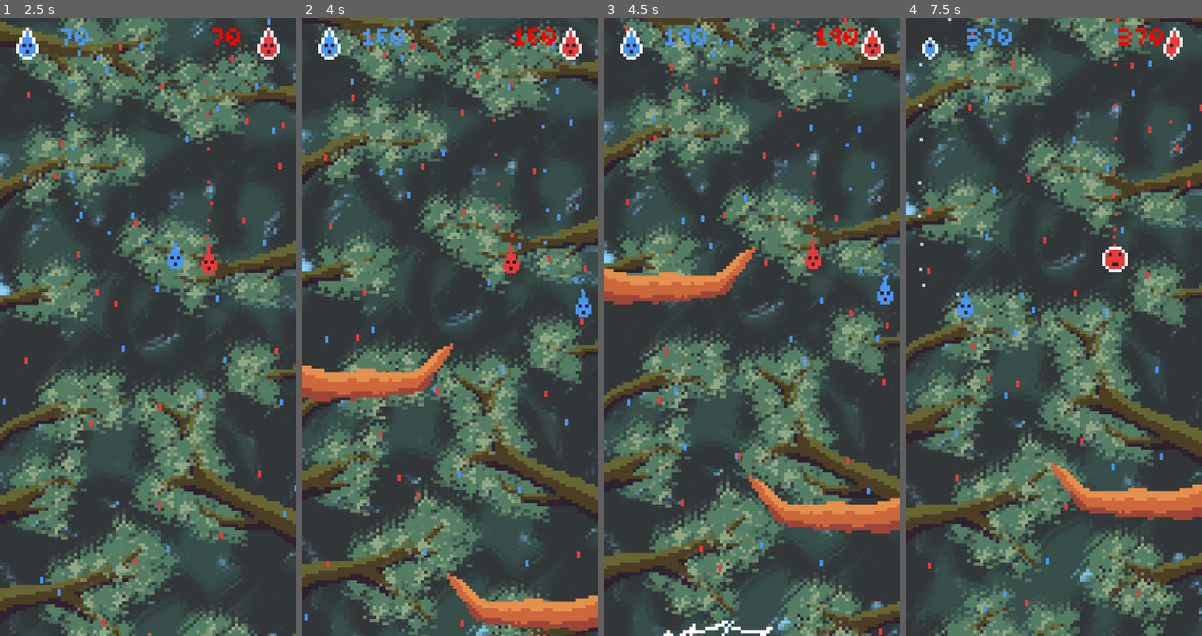
Above: before the commit, frames 1-4 (left to right).
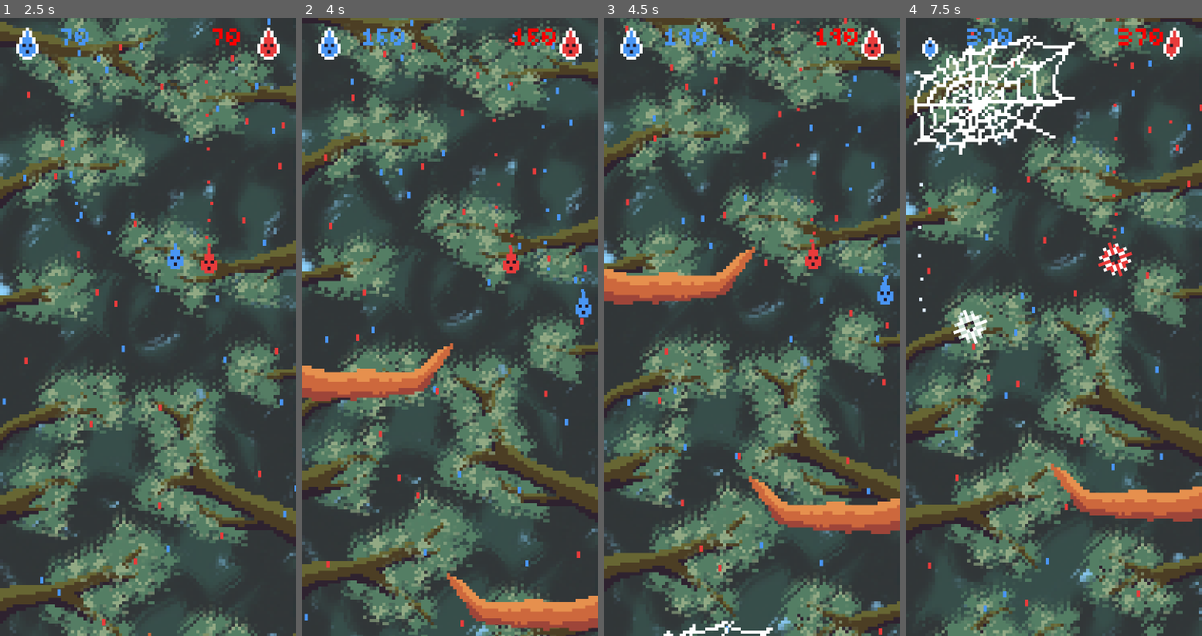
Above: after the commit, the same moments.

Repository: BrokHoly/gamejam_goutte
Game: Godot game, scene res://menu/menu.tscn
The game is run twice, just before and just after one commit, with the same random seed, the same clock (stepped at 60 frames per second) and the same inputs.
Inputs (mouse positions are in pixels of both pictures, inside the frame that each line leads up to):
- Up to frame 1 (2.5 s): click (150, 425) at 0.5 s; click "démarrer" at 1.25 s; hold D (move_right) from 2.03 s (still down); tap Down (move_downP2) at 2.1 s
- Up to frame 2 (4 s): release D (move_right) at 2.78 s; hold S (move_down) 2.78-3.53 s; tap Left (move_leftP2) at 2.85 s; hold D (move_right) from 3.53 s (still down); tap Right (move_rightP2) at 3.6 s
- Up to frame 3 (4.5 s): release D (move_right) at 4.28 s; hold W (move_up) from 4.28 s (still down); tap Up (move_upP2) at 4.35 s
- Up to frame 4 (7.5 s): release W (move_up) at 5.03 s; hold A (move_left) 5.03-6.53 s; tap one key every 0.75 s from 5.1 s: Q (toggle_ice) Keypad 0 (toggle_iceP2) E (toggle_snow) Page Down (toggle_snowP2, bound only after the commit); hold S (move_down) 6.53-7.28 s; hold D (move_right) from 7.28 s (still down)

Frame 1 is identical in both runs. In frame 2, 0.1% of the frame differs, in the area x 48-100%, y 89-100%; in frame 3, 0.2%; in frame 4, 5.0%, in the area x 2-100%, y 0-82%.

Commit message:
tru to make obstacle moves as fast as the fatser player

Diff:
--- a/levels/level.gd
+++ b/levels/level.gd
@@ -1,12 +1,15 @@
 extends Node2D
+
+signal change_player_speed(playerID: int, bonus: float)
 
 var spawner : Node2D
 var left_anchor : Marker2D
 var right_anchor : Marker2D
 
 var current_obstacles_speed: float
-const OBSTACLES_MIN_SPEED: float = 60.0
-const OBSTACLES_MAX_SPEED: float = 120.0
+var OBSTACLES_MIN_SPEED: float = 60.0
+var OBSTACLES_MAX_SPEED: float = 110.0
+var last_bonus_players: Array[float]
 
 const SCORE_UNTIL_MAX_SPEED:int = 10000
 
@@ -19,8 +22,6 @@
 
 var time_until_next_left_obstacle := 100.0
 var time_until_next_right_obstacle := 100.0
-#var right_strike := 0.0
-#var left_strike := 0.0
 
 var LEFT_OBSTACLES_SCENES : Array[Node2D]
 var RIGHT_OBSTACLES_SCENES : Array[Node2D]
@@ -43,6 +44,8 @@
 	]
 	# Instanciate Obstacles
 	GameManager.start_score = true
+	_prepare_players_arrays()
+	last_bonus_players.set(0,1.0)
 	var first_right = randf() > 0.5
 	if first_right:
 		time_until_next_right_obstacle = 0.0
@@ -51,13 +54,15 @@
 		time_until_next_left_obstacle = 0.0
 		time_until_next_right_obstacle = TIME_BETWEEN_OBSTACLES/2 + randf() * TIME_RANGE
 
+	change_player_speed.connect(updateObstaclesSpeed)
+
 # Called every frame. 'delta' is the elapsed time since the previous frame.
 func _process(delta: float) -> void:
 	time_until_next_left_obstacle -= delta
 	time_until_next_right_obstacle -= delta
 
 	current_obstacles_speed = minf(OBSTACLES_MIN_SPEED + ((float(GameManager.score) / SCORE_UNTIL_MAX_SPEED) * (OBSTACLES_MAX_SPEED - OBSTACLES_MIN_SPEED)),OBSTACLES_MAX_SPEED)
-	#print(current_obstacles_speed)
+	print(current_obstacles_speed)
 	if time_until_next_right_obstacle < 0.0:
 		spawn_right_obstacle()
 		time_until_next_right_obstacle = TIME_BETWEEN_OBSTACLES + randf() * TIME_RANGE
@@ -87,3 +92,21 @@
 	#sprite2D.flip_h = true;
 	#right_strike += 1.0
 	#left_strike = 0.0
+
+func _prepare_players_arrays():
+	for i in GameManager.number_of_player:
+		last_bonus_players.append(1.0)
+
+func updateObstaclesSpeed(player: int, bonus: float):
+	if GameManager.coop:
+		for i in range(last_bonus_players):
+			if bonus > last_bonus_players[i]:
+				OBSTACLES_MIN_SPEED = 60.0 * bonus
+				OBSTACLES_MAX_SPEED = 110.0 * bonus
+				last_bonus_players[i] = bonus
+	else:
+		if bonus > last_bonus_players[0]:
+			OBSTACLES_MIN_SPEED = 60.0 * bonus
+			OBSTACLES_MAX_SPEED = 110.0 * bonus
+			print(OBSTACLES_MIN_SPEED)
+			last_bonus_players[0] = bonus
--- a/player/drop.gd
+++ b/player/drop.gd
@@ -1,7 +1,13 @@
 extends CharacterBody2D
+
+signal change_player_speed(playerID: int, bonus: float)
 
 const SIDE_SPEED: float = 70.0
 const DOWN_SPEED: float = 20.0
+const ICE_DOWN_FLAT : float = 10.0
+const ICE_SIDE_MULT : float = 0.8
+const SNOW_DOWN_FLAT : float = -10.0
+const SNOW_SIDE_MULT : float = 1.1
 
 enum STATES {LIQUID, ICE, SNOW}
 var LIQUID_SKIN : Resource
@@ -42,11 +48,8 @@
 	SNOW_SPRITE = $SnowSprite
 
 	LIQUID_SPRITE.texture = LIQUID_SKIN
-
-	LIQUID_SPRITE.show()
-	ICE_SPRITE.hide()
-	SNOW_SPRITE.hide()
-	sprite = LIQUID_SPRITE
+	activate_liquid()
+
 
 	baseColor = LIQUID_COLOR
 	targetColor = LIQUID_COLOR
@@ -93,13 +96,20 @@
 	# Manage movements based on the drop state
 	if side_direction:
 		velocity.x = side_direction * SIDE_SPEED
+		if state == STATES.ICE:
+			velocity.x *= ICE_SIDE_MULT
+		if state == STATES.SNOW:
+			velocity.x *= SNOW_SIDE_MULT
 	else:
 		velocity.x = move_toward(velocity.x, 0, SIDE_SPEED)
 	if vert_direction:
 		velocity.y = vert_direction * DOWN_SPEED
 	else:
 		velocity.y = move_toward(velocity.y, 0, DOWN_SPEED)
-
+	if state == STATES.ICE:
+		velocity.y += ICE_DOWN_FLAT
+	if state == STATES.SNOW:
+		velocity.y += SNOW_DOWN_FLAT
 	move_and_slide()
 	pass
 
@@ -115,7 +125,6 @@
 func _toggle_ice():
 	if state == STATES.ICE:
 		activate_liquid()
-
 	else:
 		GameManager.change_pitch_and_play($TransformIce)
 		baseColor = targetColor
@@ -130,6 +139,15 @@
 		ICE_SPRITE.visible = true
 		LIQUID_SHAPE.visible = false
 		SNOW_SPRITE.visible = false
+		if is_in_group("Player1"):
+			emit_signal("change_player_speed",1, ICE_DOWN_FLAT)
+			change_player_speed.emit(1, ICE_DOWN_FLAT)
+		elif is_in_group("Player2"):
+			emit_signal("change_player_speed",2, ICE_DOWN_FLAT)
+			change_player_speed.emit(2, ICE_DOWN_FLAT)
+		else:
+			emit_signal("change_player_speed",0, ICE_DOWN_FLAT)
+			change_player_speed.emit(0, ICE_DOWN_FLAT)
 
 
 func _toggle_snow():
@@ -149,6 +167,17 @@
 		SNOW_SPRITE.visible = true
 		LIQUID_SHAPE.visible = false
 		ICE_SPRITE.visible = false
+		if is_in_group("Player1"):
+			change_player_speed.emit(1, SNOW_DOWN_FLAT)
+			emit_signal("change_player_speed",1, SNOW_DOWN_FLAT)
+
+		elif is_in_group("Player2"):
+			emit_signal("change_player_speed",0, SNOW_DOWN_FLAT)
+			change_player_speed.emit(2, SNOW_DOWN_FLAT)
+		else:
+			emit_signal("change_player_speed",0, SNOW_DOWN_FLAT)
+			change_player_speed.emit(0, SNOW_DOWN_FLAT)
+
 
 func activate_liquid():
 	GameManager.change_pitch_and_play($TranformLiquid)
@@ -164,6 +193,15 @@
 	LIQUID_SHAPE.visible = true
 	ICE_SPRITE.visible = false
 	SNOW_SPRITE.visible = false
+	if is_in_group("Player1"):
+		emit_signal("change_player_speed",1, 1.0)
+		change_player_speed.emit(1, 1.0)
+	elif is_in_group("Player2"):
+		emit_signal("change_player_speed",2, 1.0)
+		change_player_speed.emit(2, 1.0)
+	else:
+		emit_signal("change_player_speed",0, 1.0)
+		change_player_speed.emit(0, 1.0)
 
 func is_liquid() -> bool :
 	return state == STATES.LIQUID
--- a/player/drop.tscn
+++ b/player/drop.tscn
@@ -27,11 +27,9 @@
 shape = SubResource("CircleShape2D_4atf0")
 
 [node name="IceCollision" type="CollisionShape2D" parent="." unique_id=1767547155]
-visible = false
 shape = SubResource("RectangleShape2D_spdk8")
 
 [node name="SnowCollision" type="CollisionShape2D" parent="." unique_id=1672877451]
-visible = false
 shape = SubResource("CircleShape2D_spdk8")
 
 [node name="DropParticules" type="CPUParticles2D" parent="." unique_id=91794546]
@@ -63,11 +61,9 @@
 texture = ExtResource("3_ipc8g")
 
 [node name="IceSprite" type="Sprite2D" parent="." unique_id=787494391]
-visible = false
 texture = ExtResource("4_wycpn")
 
 [node name="SnowSprite" type="Sprite2D" parent="." unique_id=1690697474]
-visible = false
 texture = ExtResource("7_spdk8")
 
 [node name="TransformIce" type="AudioStreamPlayer2D" parent="." unique_id=805322775]
--- a/project.godot
+++ b/project.godot
@@ -65,13 +65,11 @@
 toggle_ice={
 "deadzone": 0.2,
 "events": [Object(InputEventKey,"resource_local_to_scene":false,"resource_name":"","device":-1,"window_id":0,"alt_press …(191 unchanged characters)…
-, Object(InputEventKey,"resource_local_to_scene":false,"resource_name":"","device":-1,"window_id":0,"alt_pressed":false,"shift_pressed":false,"ctrl_pressed":false,"meta_pressed":false,"pressed":false,"keycode":0,"physical_keycode":4194323,"key_label":0,"unicode":0,"location":0,"echo":false,"script":null)
 ]
 }
 toggle_snow={
 "deadzone": 0.2,
 "events": [Object(InputEventKey,"resource_local_to_scene":false,"resource_name":"","device":-1,"window_id":0,"alt_press …(192 unchanged characters)…
-, Object(InputEventKey,"resource_local_to_scene":false,"resource_name":"","device":-1,"window_id":0,"alt_pressed":false,"shift_pressed":false,"ctrl_pressed":false,"meta_pressed":false,"pressed":false,"keycode":0,"physical_keycode":4194324,"key_label":0,"unicode":0,"location":0,"echo":false,"script":null)
 ]
 }
 move_rightP2={
@@ -97,11 +95,13 @@
 toggle_iceP2={
 "deadzone": 0.2,
 "events": [Object(InputEventKey,"resource_local_to_scene":false,"resource_name":"","device":-1,"window_id":0,"alt_press …(196 unchanged characters)…
+, Object(InputEventKey,"resource_local_to_scene":false,"resource_name":"","device":-1,"window_id":0,"alt_pressed":false,"shift_pressed":false,"ctrl_pressed":false,"meta_pressed":false,"pressed":false,"keycode":0,"physical_keycode":4194323,"key_label":0,"unicode":0,"location":0,"echo":false,"script":null)
 ]
 }
 toggle_snowP2={
 "deadzone": 0.2,
 "events": [Object(InputEventKey,"resource_local_to_scene":false,"resource_name":"","device":-1,"window_id":0,"alt_press …(196 unchanged characters)…
+, Object(InputEventKey,"resource_local_to_scene":false,"resource_name":"","device":-1,"window_id":0,"alt_pressed":false,"shift_pressed":false,"ctrl_pressed":false,"meta_pressed":false,"pressed":false,"keycode":0,"physical_keycode":4194324,"key_label":0,"unicode":0,"location":0,"echo":false,"script":null)
 ]
 }
 
--- a/props/obstacle.gd
+++ b/props/obstacle.gd
@@ -19,7 +19,6 @@
 	var areas = $SpawnBox.get_overlapping_areas()
 	for area in areas:
 		if area.is_in_group("invincible") :
-			print("TUE MOI ÇA")
 			queue_free()
 	if position.y < -30.0:
 		queue_free()
@@ -61,8 +60,6 @@
 
 func _on_spawn_box_area_entered(area: Area2D) -> void:
 	if area.is_in_group("invincible") and is_in_group("invincible"):
-		# In taht case, we should stop the belower until it's out of range.
-		print("OMG 2 BRANCHES ???")
 		var is_above = position.y > area.position.y
 		if not is_above:
 			queue_free()
